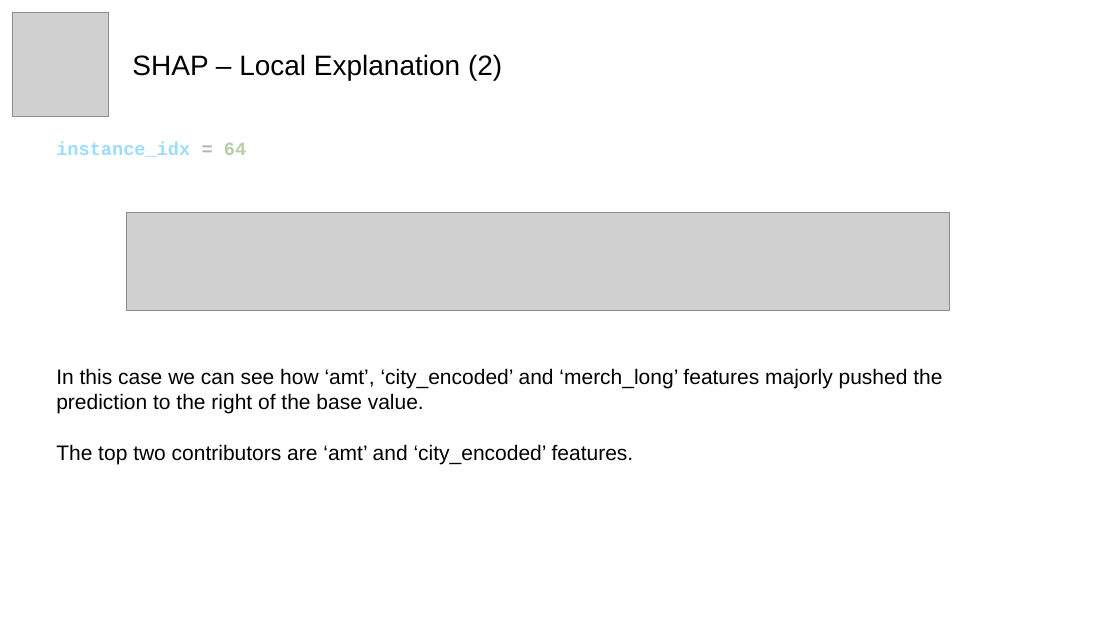
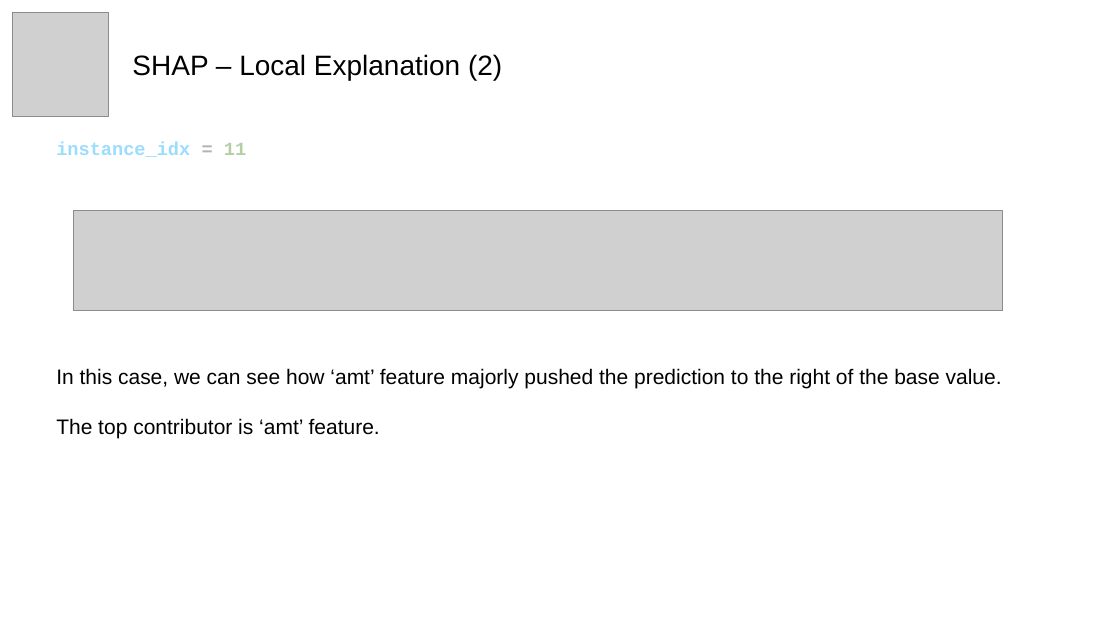
Before and after one commit to dlleonardo/credit-card-fraud-detection-xai, a slide deck: slide 13 of credit_card_fraud_detection.pptx. Drawn at 1120x630 pixels with LibreOffice and Linux fonts; fonts in the diff are those of the drawing; grey boxes stand for pictures. Boxes give left, top, right and bottom in pixels: in the first picture for what was removed or moved away, otherwise in the second. Text is boxed around its words. In the diff, an @@ line names an element or a change of style, - is before the commit and + after.

```diff
--- a/credit_card_fraud_detection.pptx
+++ b/credit_card_fraud_detection.pptx
@@ text at (x1=56, y1=142, x2=246, y2=157): text changed @@
-instance_idx = 64
+instance_idx = 11
@@ picture resized from (x1=127, y1=213, x2=950, y2=311) to (x1=73, y1=211, x2=1003, y2=311) @@
@@ text at (x1=56, y1=368, x2=1002, y2=439): text changed @@
-In this case we can see how ‘amt’, ‘city_encoded’ and ‘merch_long’ features majorly pushed the prediction to the right of the base value.
-The top two contributors are ‘amt’ and ‘city_encoded’ features.
+In this case, we can see how ‘amt’ feature majorly pushed the prediction to the right of the base value.
+The top contributor is ‘amt’ feature.
```
Also in this commit, not shown: 11 other slides changed, 1 slide added, 1 slide removed, 1 other file.
